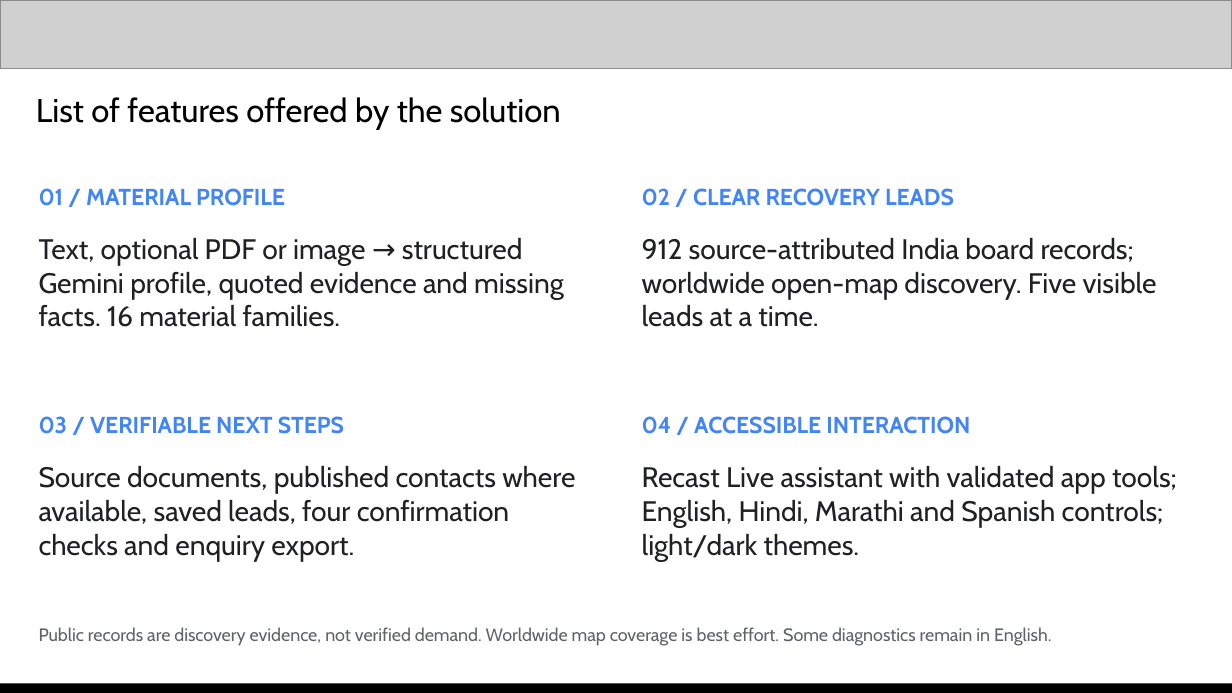
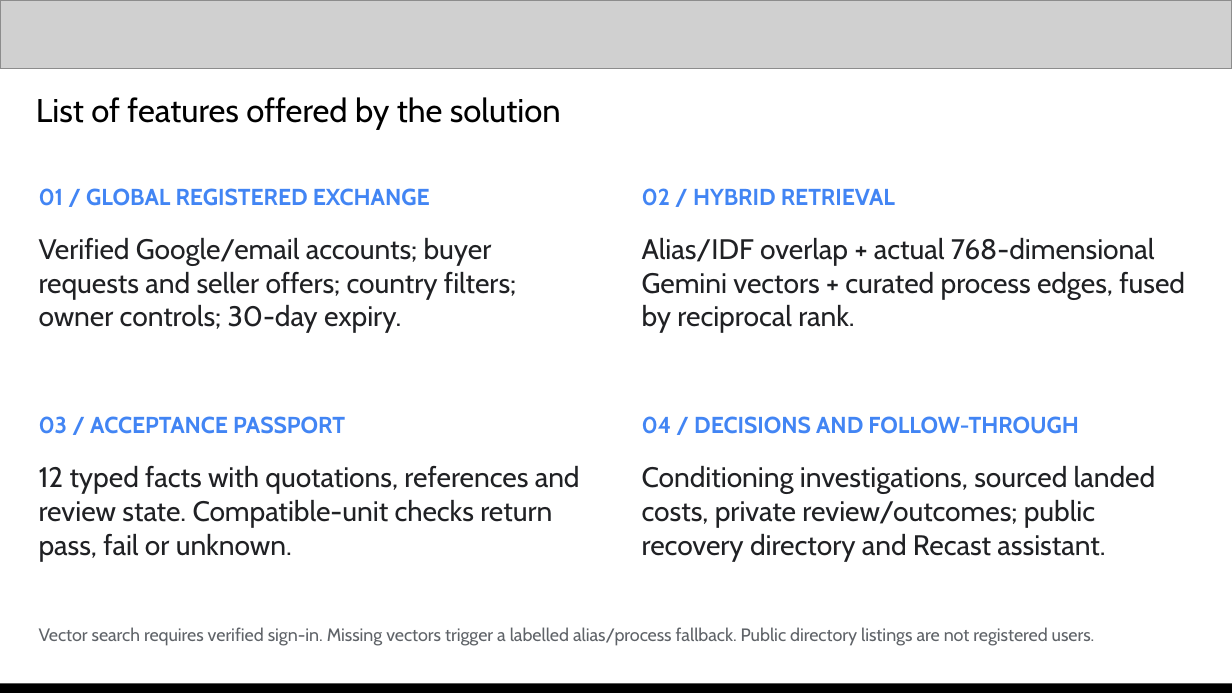
Before and after one commit to anshuman542018/wasterecast, a slide deck: slide 5 of submission/Clorex_WasteRecast_Pitch_Deck.pptx. Drawn at 1232x693 pixels with LibreOffice and Linux fonts; fonts in the diff are those of the drawing; grey boxes stand for pictures. Boxes give left, top, right and bottom in pixels: in the first picture for what was removed or moved away, otherwise in the second. Text is boxed around its words. In the diff, an @@ line names an element or a change of style, - is before the commit and + after.

```diff
--- a/submission/Clorex_WasteRecast_Pitch_Deck.pptx
+++ b/submission/Clorex_WasteRecast_Pitch_Deck.pptx
@@ text at (x1=39, y1=188, x2=430, y2=206): text changed @@
-01 / MATERIAL PROFILE
+01 / GLOBAL REGISTERED EXCHANGE
@@ text at (x1=642, y1=188, x2=895, y2=206): text changed @@
-02 / CLEAR RECOVERY LEADS
+02 / HYBRID RETRIEVAL
@@ text at (x1=39, y1=238, x2=516, y2=333): text changed @@
-Text, optional PDF or image → structured Gemini profile, quoted evidence and missing facts. 16 material families.
+Verified Google/email accounts; buyer requests and seller offers; country filters; owner controls; 30-day expiry.
@@ text at (x1=642, y1=238, x2=1185, y2=333): text changed @@
-912 source-attributed India board records; worldwide open-map discovery. Five visible leads at a time.
+Alias/IDF overlap + actual 768-dimensional Gemini vectors + curated process edges, fused by reciprocal rank.
@@ text at (x1=39, y1=416, x2=345, y2=434): text changed @@
-03 / VERIFIABLE NEXT STEPS
+03 / ACCEPTANCE PASSPORT
@@ text at (x1=642, y1=416, x2=1079, y2=434): text changed @@
-04 / ACCESSIBLE INTERACTION
+04 / DECISIONS AND FOLLOW-THROUGH
@@ text at (x1=39, y1=466, x2=580, y2=561): text changed @@
-Source documents, published contacts where available, saved leads, four confirmation checks and enquiry export.
+12 typed facts with quotations, references and review state. Compatible-unit checks return pass, fail or unknown.
@@ text at (x1=642, y1=466, x2=1156, y2=561): text changed @@
-Recast Live assistant with validated app tools; English, Hindi, Marathi and Spanish controls; light/dark themes.
+Conditioning investigations, sourced landed costs, private review/outcomes; public recovery directory and Recast assistant.
@@ text at (x1=39, y1=627, x2=1095, y2=646): text changed @@
-Public records are discovery evidence, not verified demand. Worldwide map coverage is best effort. Some diagnostics remain in English.
+Vector search requires verified sign-in. Missing vectors trigger a labelled alias/process fallback. Public directory listings are not registered users.
```
Also in this commit, not shown: 14 other slides changed, 10 other files.
